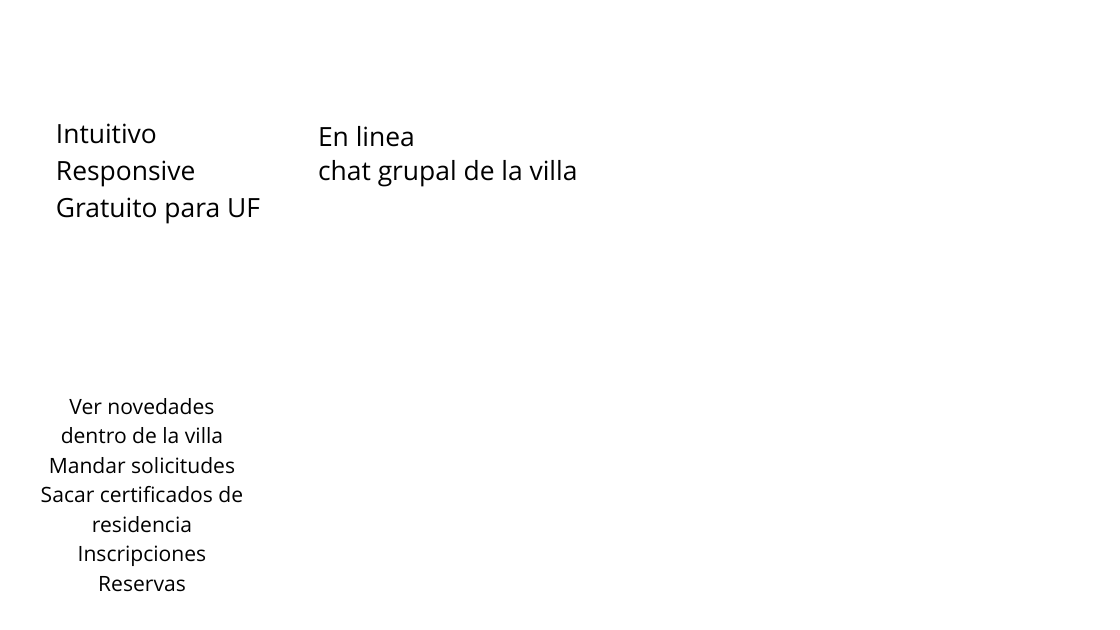
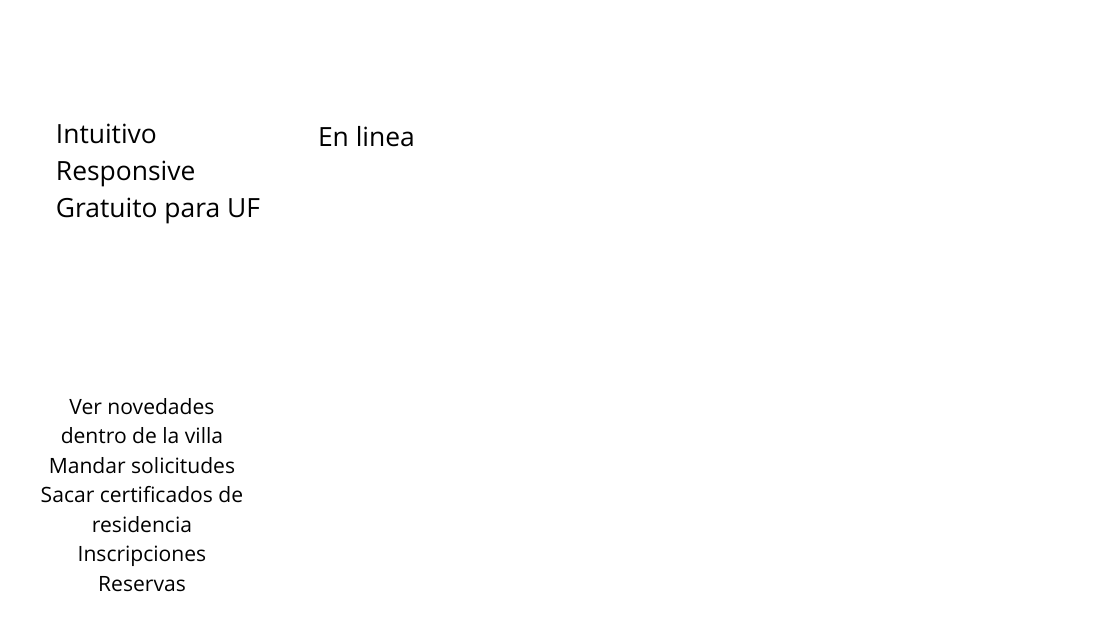
Before and after one commit to braninostroza/Grupo-1, a slide deck: slide 4 of Evidencias Grupales/Presentación.pptx (slide 2 before the commit). Drawn at 1120x630 pixels with LibreOffice and Linux fonts; fonts in the diff are those of the drawing; background and template pictures are left out. Boxes give left, top, right and bottom in pixels: in the first picture for what was removed or moved away, otherwise in the second. Text is boxed around its words. In the diff, an @@ line names an element or a change of style, - is before the commit and + after.

```diff
--- a/Evidencias Grupales/Presentación.pptx
+++ b/Evidencias Grupales/Presentación.pptx
@@ text removed at (318,160,578,187) @@
-chat grupal de la villa
```
Also in this commit, not shown: 7 slides added.
